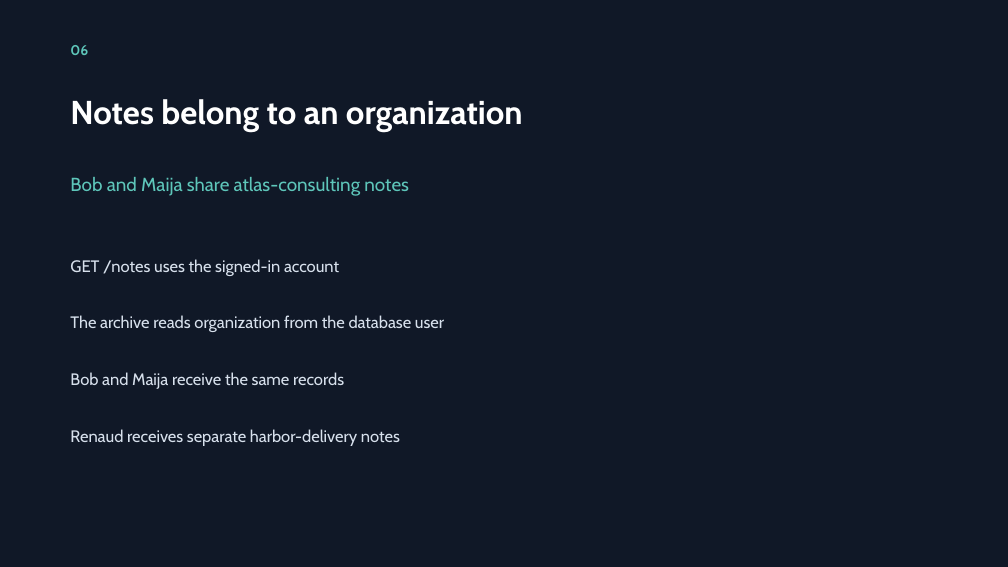
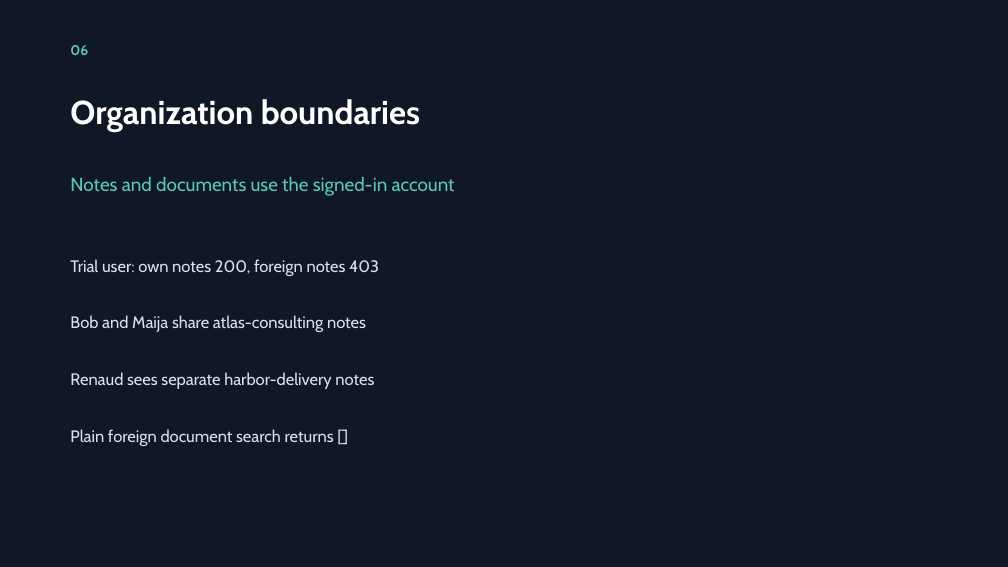
Before and after one commit to andrey94308/spring-came-to-the-party, a slide deck: slide 6 of presentation/OrgArchive-postman-chain.pptx. Drawn at 1008x567 pixels with LibreOffice and Linux fonts; fonts in the diff are those of the drawing. Boxes give left, top, right and bottom in pixels: in the first picture for what was removed or moved away, otherwise in the second. Text is boxed around its words. In the diff, an @@ line names an element or a change of style, - is before the commit and + after.

```diff
--- a/presentation/OrgArchive-postman-chain.pptx
+++ b/presentation/OrgArchive-postman-chain.pptx
@@ text at [70, 99, 420, 132]: text changed @@
-Notes belong to an organization
+Organization boundaries
@@ text at [70, 177, 455, 196]: text changed @@
-Bob and Maija share atlas-consulting notes
+Notes and documents use the signed-in account
@@ text at [70, 259, 379, 276]: text changed @@
-GET /notes uses the signed-in account
+Trial user: own notes 200, foreign notes 403
@@ text at [70, 315, 366, 332]: text changed @@
-The archive reads organization from the database user
+Bob and Maija share atlas-consulting notes
@@ text at [70, 372, 374, 389]: text changed @@
-Bob and Maija receive the same records
+Renaud sees separate harbor-delivery notes
@@ text at [70, 429, 334, 446]: text changed @@
-Renaud receives separate harbor-delivery notes
+Plain foreign document search returns []
```
Also in this commit, not shown: 9 other slides changed, 2 other files.
